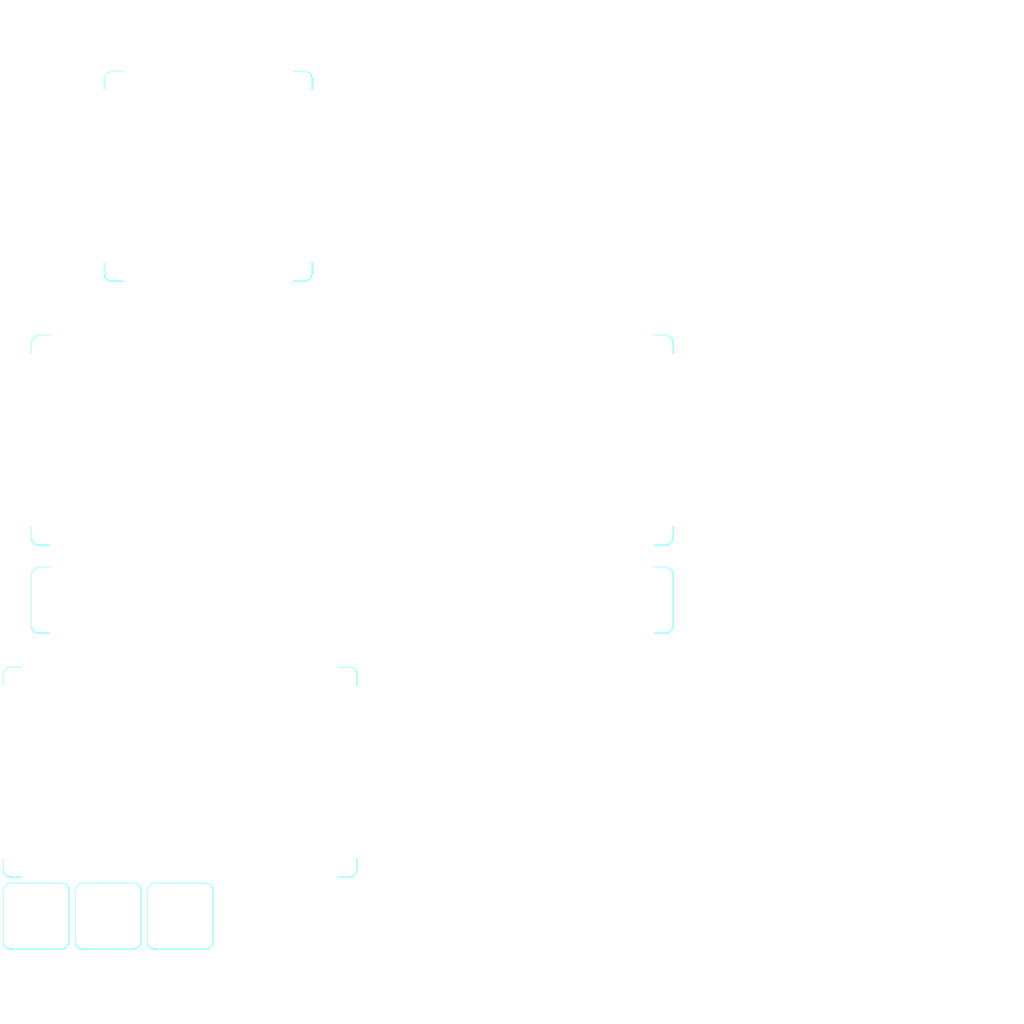
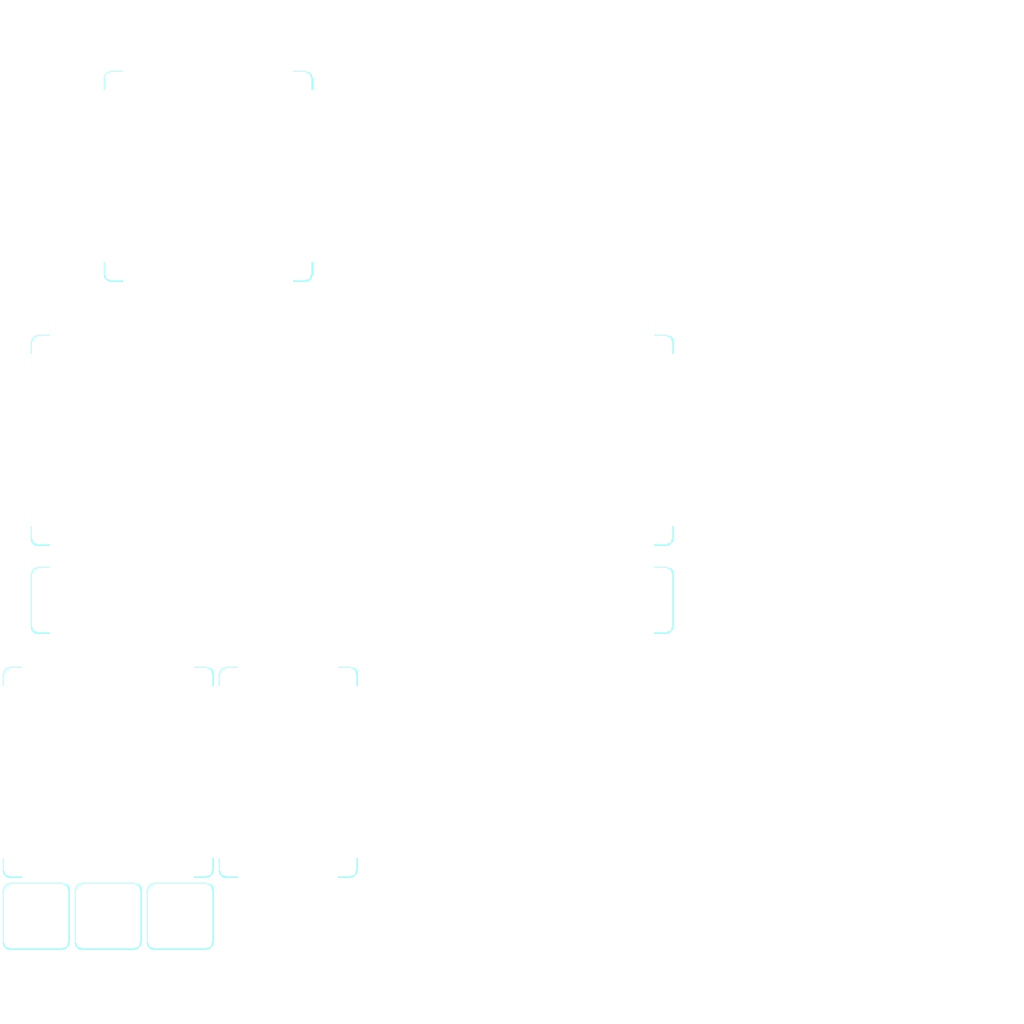
Comparing the layer stacks of the two 1024x1024 images. Changes:
added layer "Слой 9" above "Слой 11" over (194, 666, 214, 878)
added layer "Слой 11" above "Слой 4" over (218, 666, 238, 878)
